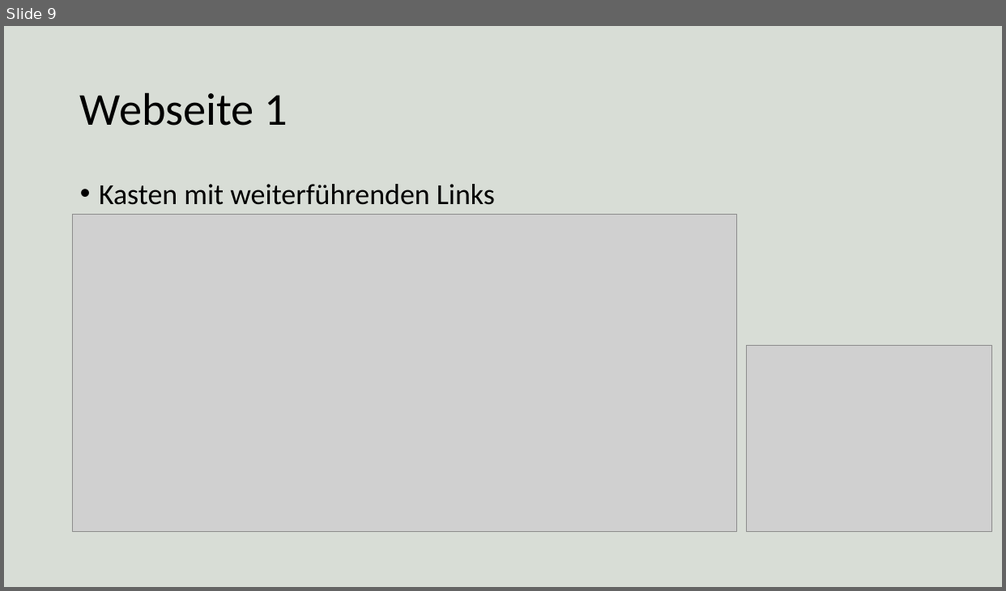
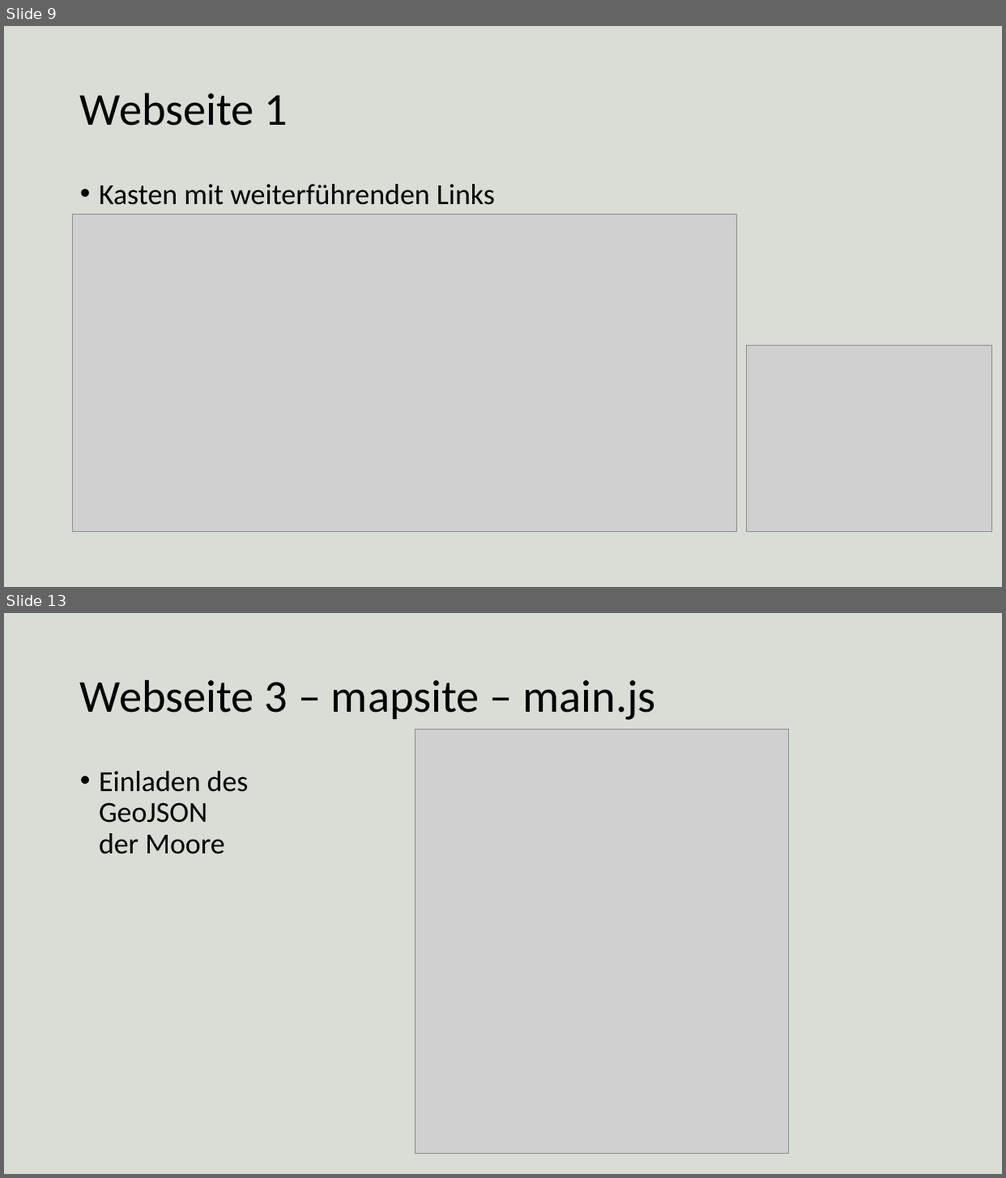
Before and after one commit to MoTouLaTirol/MoTouLaTirol.github.io, a slide deck: folien.pptx. Shown one above the other, each under a label of ours: slide 9 before the commit, slides 9 and 13 after it; the slides between them are not shown. The pictures are 1006x591 and 1006x1178 pixels, drawn with LibreOffice and Linux fonts; fonts in the diff are those of the drawing; grey boxes stand for pictures. Boxes give left, top, right and bottom in pixels: in the first picture for what was removed or moved away, otherwise in the second. Text is boxed around its words. In the diff, an @@ line names an element or a change of style, - is before the commit and + after.

```diff
--- a/folien.pptx
+++ b/folien.pptx
@@ slide 13 added at box(4, 613, 1002, 1174), background #3D5933 at 20% opacity @@
@@ title added at box(80, 679, 656, 720), 44 pt, text #000000 @@
+Webseite 3 – mapsite – main.js
@@ picture added at box(415, 729, 789, 1154) @@
@@ text added at box(99, 771, 249, 854), 28 pt, text #000000 @@
+• Einladen des GeoJSON der Moore
```
Also in this commit, not shown: 4 slides changed, 4 other slides added.
